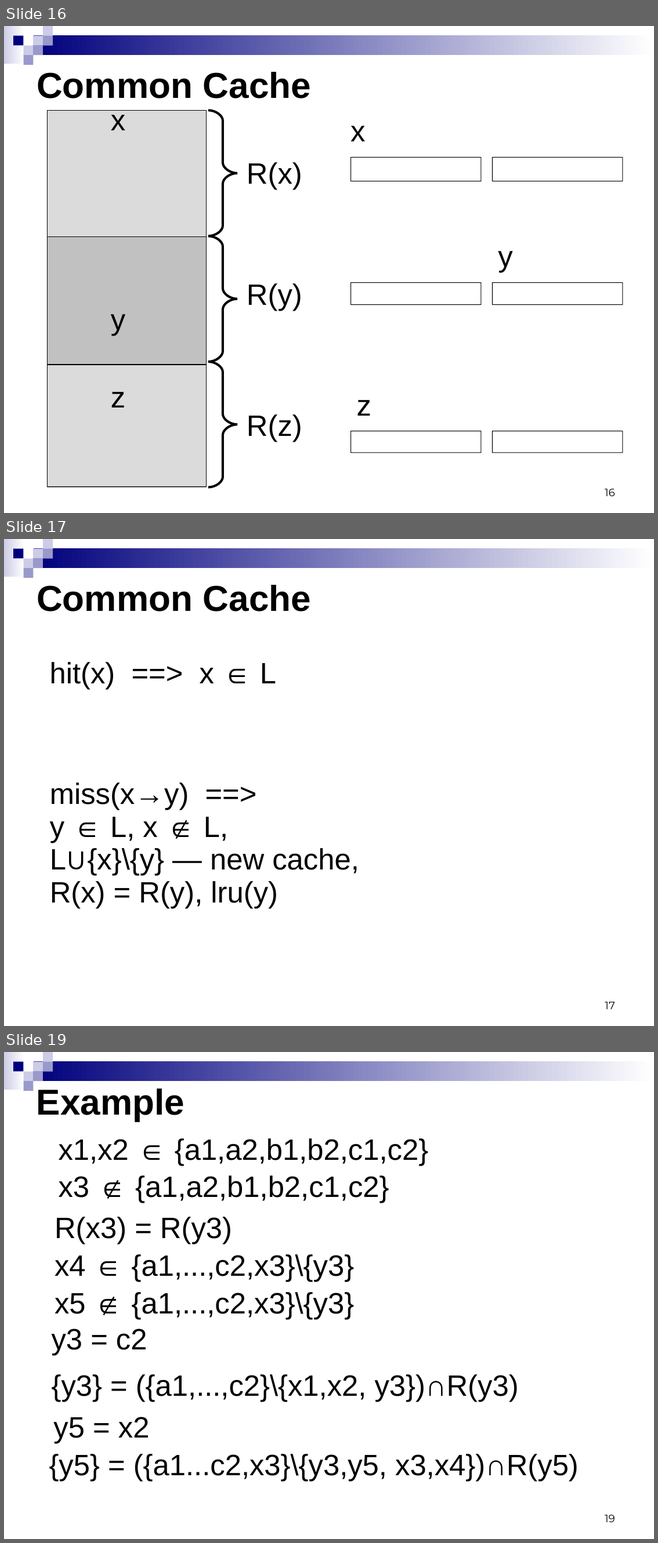
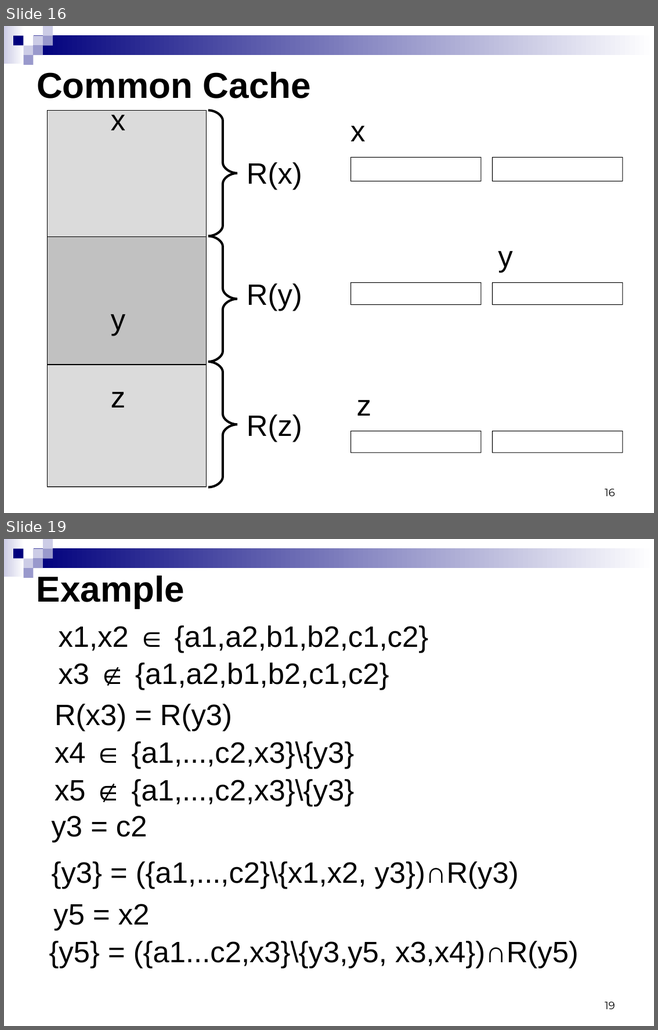
Before and after one commit to kornevgen/tesla-project, a slide deck: papers/unpublished/SummerSchool09/sumsch09-3.ppt. Shown one above the other, each under a label of ours: slides 16, 17 and 19 before the commit, slides 16 and 19 after it; the slides between them are not shown. The pictures are 658x1543 and 658x1030 pixels, drawn with LibreOffice and Linux fonts; fonts in the diff are those of the drawing; grey boxes stand for pictures. Boxes give left, top, right and bottom in pixels: in the first picture for what was removed or moved away, otherwise in the second. Text is boxed around its words. In the diff, an @@ line names an element or a change of style, - is before the commit and + after.

```diff
--- a/papers/unpublished/SummerSchool09/sumsch09-3.ppt
+++ b/papers/unpublished/SummerSchool09/sumsch09-3.ppt
@@ slide 17 removed at bbox=[4, 539, 654, 1026], background #FFFFFF; not listed: 9 template elements that a slide beside it also shows @@
@@ title removed at bbox=[36, 585, 311, 611] @@
-Common Cache
@@ text removed at bbox=[50, 662, 276, 689] @@
-hit(x) ==> x ∈ L
@@ text removed at bbox=[50, 783, 359, 908] @@
-miss(x→y) ==>
-y ∈ L, x ∉ L,
-L∪{x}\{y} — new cache,
-R(x) = R(y), lru(y)
@@ page number removed at bbox=[604, 1002, 614, 1009] @@
-17
```
Also in this commit, not shown: 8 slides changed, 1 slide added.
